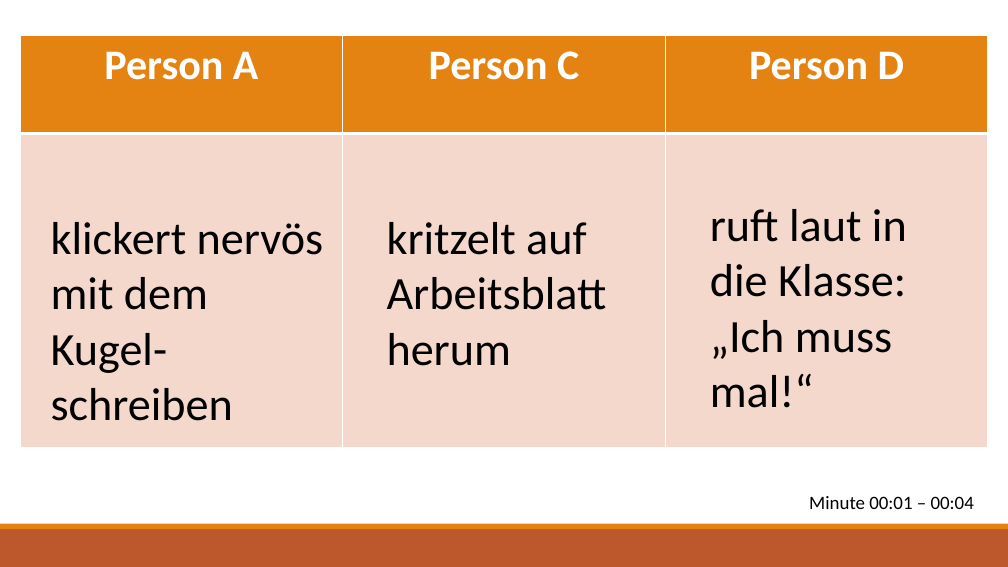
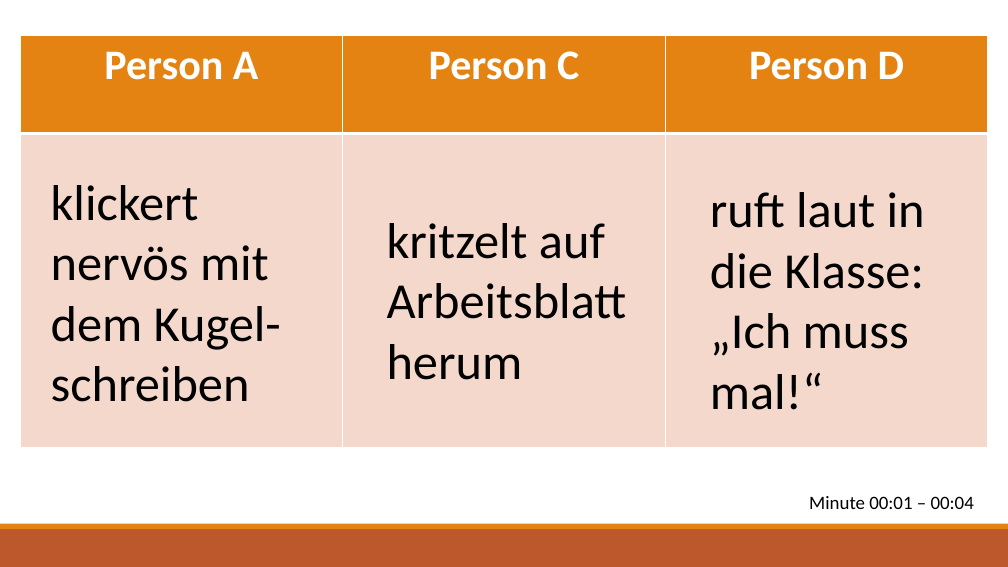
Before and after one commit to ginaamri/Mandy-PhD, a slide deck: slide 5 of studies/labor study_A/script_labpilotpersonB.pptx. Drawn at 1008x567 pixels with LibreOffice and Linux fonts; fonts in the diff are those of the drawing. Boxes give left, top, right and bottom in pixels: in the first picture for what was removed or moved away, otherwise in the second. Text is boxed around its words. In the diff, an @@ line names an element or a change of style, - is before the commit and + after.

```diff
--- a/studies/labor study_A/script_labpilotpersonB.pptx
+++ b/studies/labor study_A/script_labpilotpersonB.pptx
@@ size 44 to 48 pt in 3 elements at bbox=[387, 223, 627, 380], bbox=[710, 192, 925, 410], bbox=[51, 185, 281, 402] @@
@@ text "klickert nervös mit dem Kugel-schreiben": place and size @@
-text "klickert nervös mit dem Kugel-schreiben" at bbox=[51, 222, 324, 421]
+text "klickert nervös mit dem Kugel-schreiben" at bbox=[51, 185, 281, 402]
@@ text "ruft laut in die Klasse:": place and size @@
-text "ruft laut in die Klasse:" at bbox=[710, 209, 907, 408]
+text "ruft laut in die Klasse:" at bbox=[710, 192, 925, 410]
```
Also in this commit, not shown: 2 other slides changed, 26 other files.
